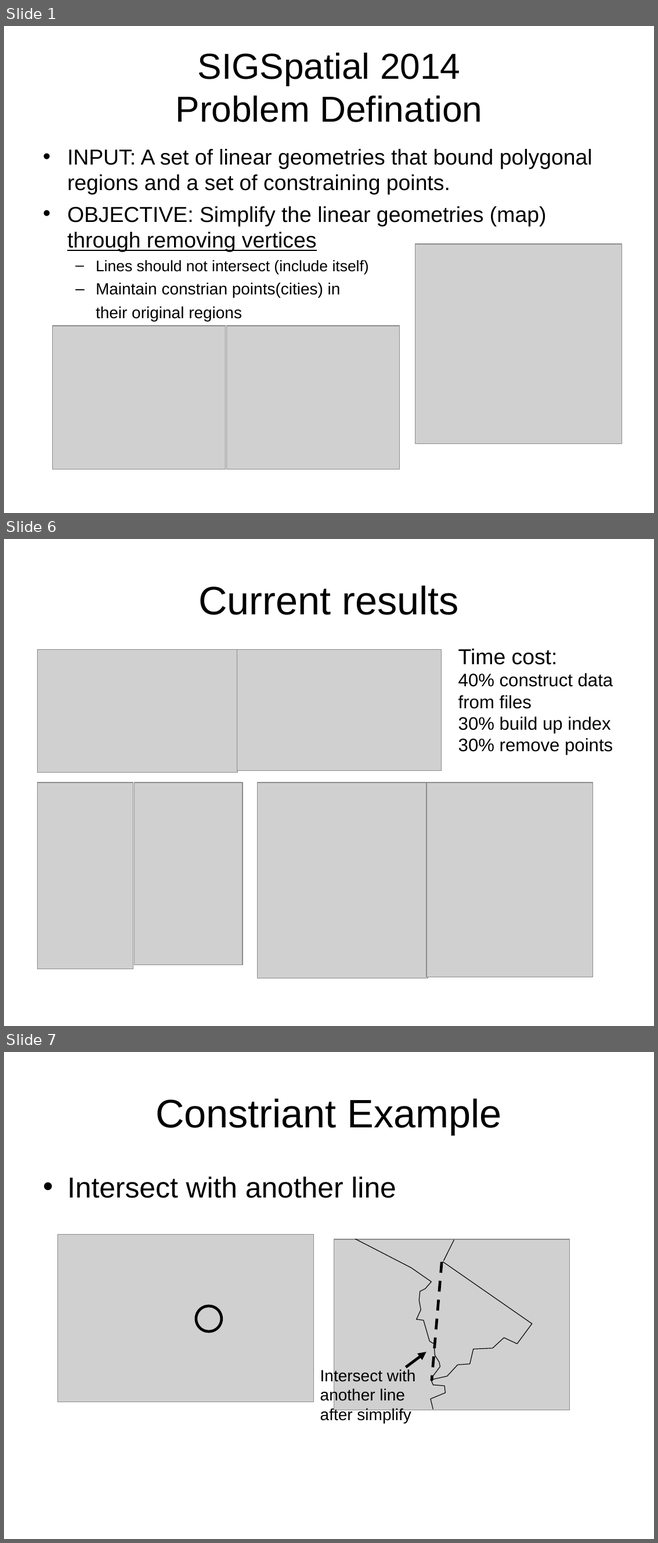
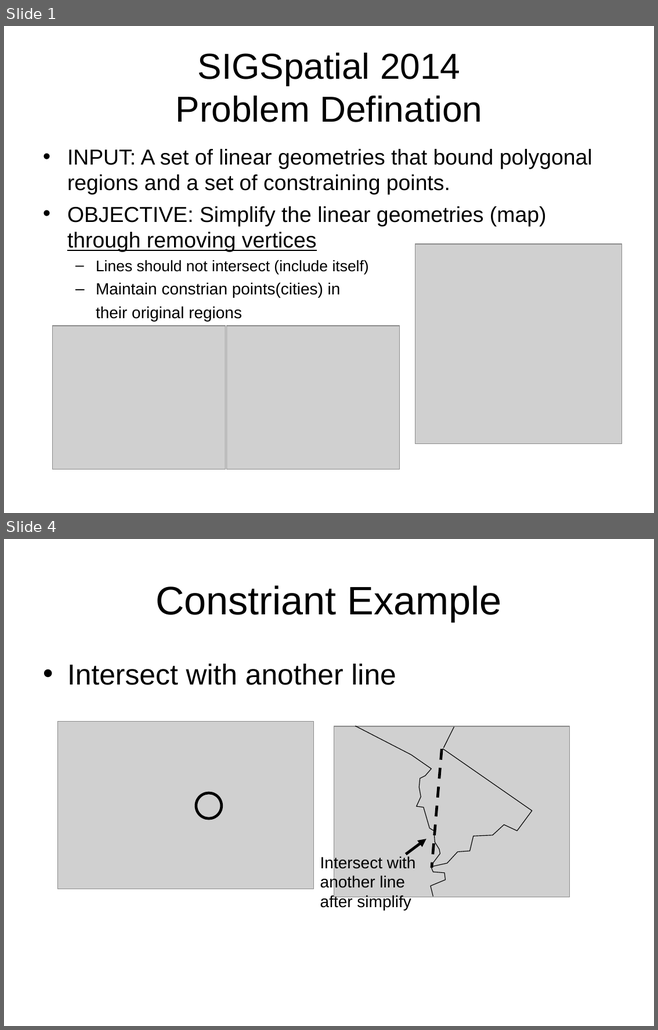
Before and after one commit to xdoobx/2014demo, a slide deck: docs/currentwork_05_06_2014.ppt. Shown one above the other, each under a label of ours: slides 1, 6 and 7 before the commit, slides 1 and 4 after it; the slides between them are not shown. The pictures are 658x1543 and 658x1030 pixels, drawn with LibreOffice and Linux fonts; fonts in the diff are those of the drawing; grey boxes stand for pictures. Boxes give left, top, right and bottom in pixels: in the first picture for what was removed or moved away, otherwise in the second. Text is boxed around its words. In the diff, an @@ line names an element or a change of style, - is before the commit and + after.

```diff
--- a/docs/currentwork_05_06_2014.ppt
+++ b/docs/currentwork_05_06_2014.ppt
@@ slide 6 removed at (4, 539, 654, 1026), background #FFFFFF @@
@@ title removed at (198, 585, 458, 615) @@
-Current results
@@ picture removed at (37, 649, 237, 772) @@
@@ picture removed at (237, 649, 441, 770) @@
@@ text removed at (458, 649, 613, 755) @@
-Time cost:
-40% construct data from files
-30% build up index
-30% remove points
@@ picture removed at (37, 783, 133, 969) @@
@@ picture removed at (134, 783, 242, 965) @@
@@ picture removed at (257, 783, 427, 979) @@
@@ picture removed at (426, 783, 593, 977) @@
@@ what was slide 7 is now slide 4 @@
```
Also in this commit, not shown: 3 slides changed, 4 other slides removed, 1 other file.
